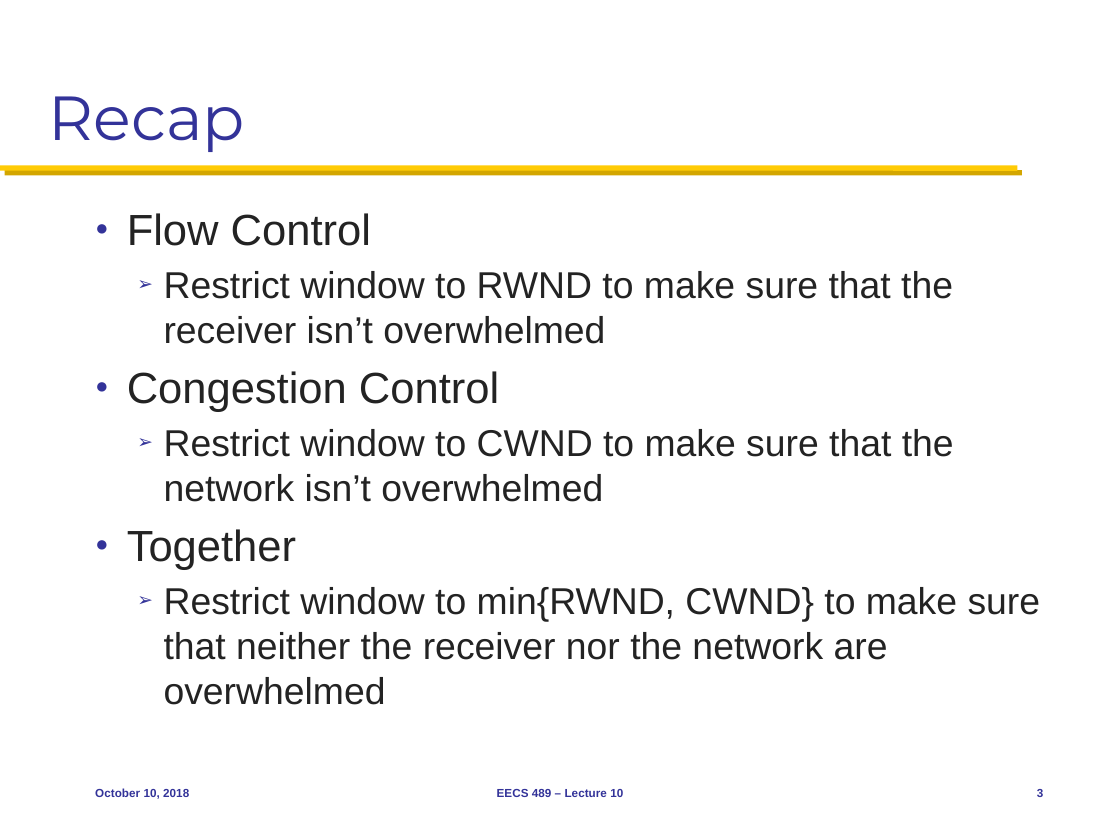
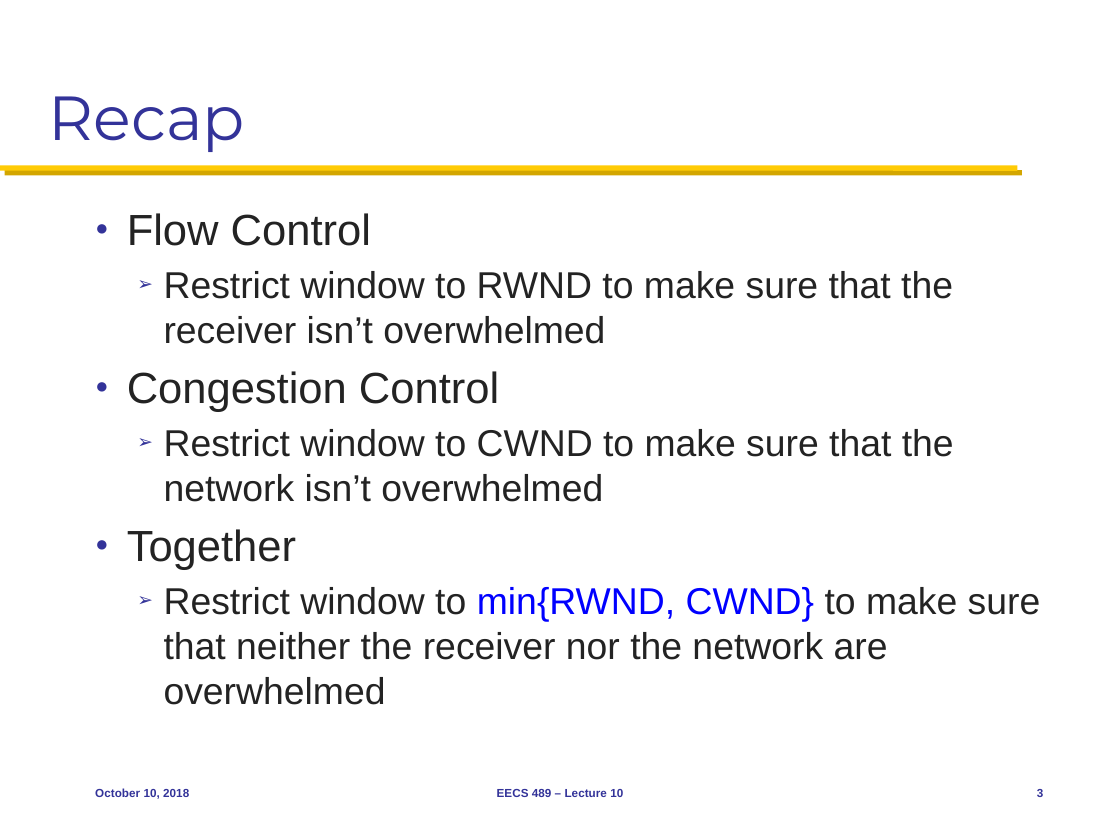
Before and after one commit to mosharaf/eecs489, a slide deck: slide 3 of Slides/101018.pptx. Drawn at 1120x840 pixels with LibreOffice and Linux fonts; fonts in the diff are those of the drawing. Boxes give left, top, right and bottom in pixels: in the first picture for what was removed or moved away, otherwise in the second. Text is boxed around its words. In the diff, an @@ line names an element or a change of style, - is before the commit and + after.

```diff
--- a/Slides/101018.pptx
+++ b/Slides/101018.pptx
@@ text at (164,587,1041,705): text colour #232323 to #0000FF in "min{RWND, CWND}" @@
```
Also in this commit, not shown: 5 other slides changed.
